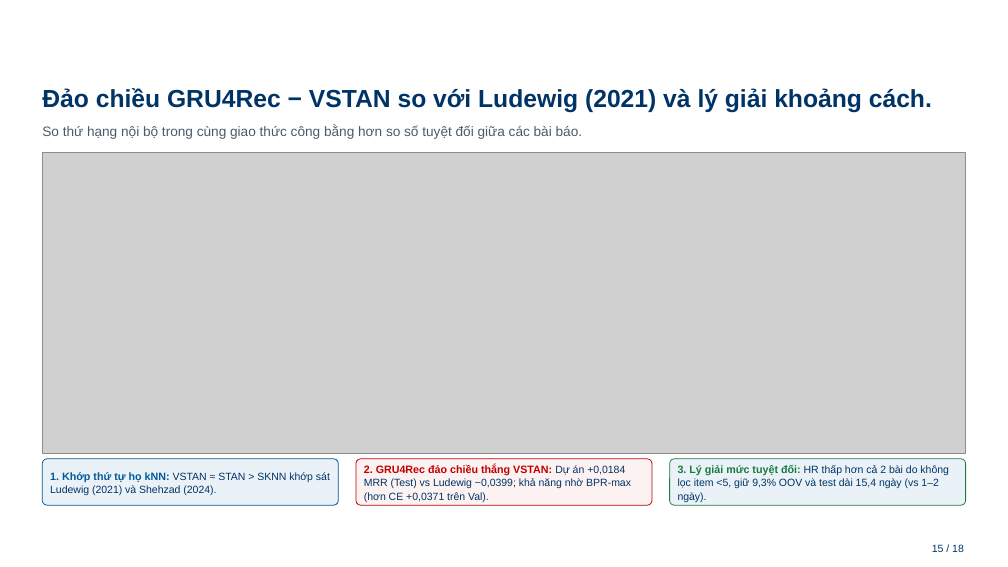
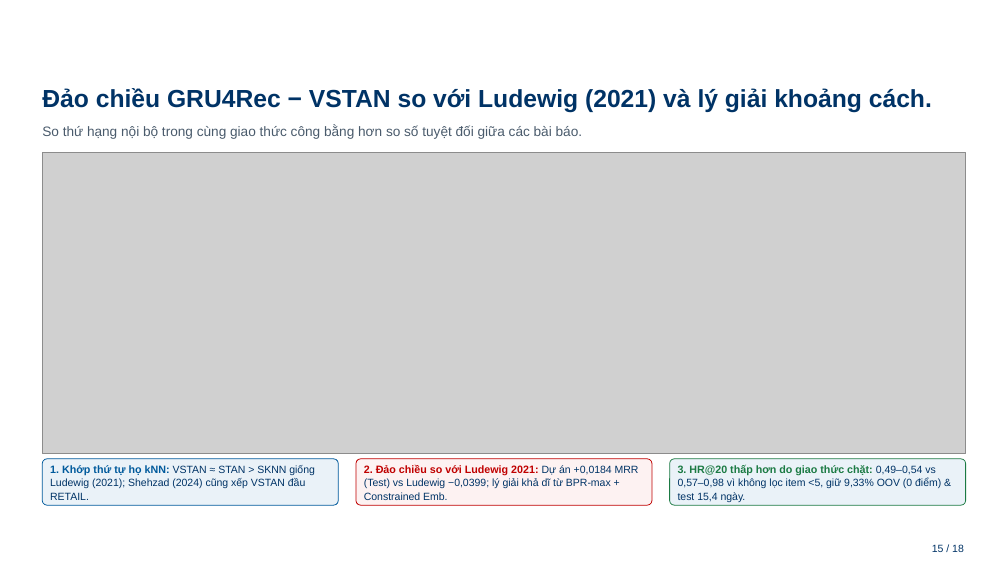
Before and after one commit to Mymark1010/MultiBehavior_Product_Recommendation_System, a slide deck: slide 15 of docs/BAO_CAO_TIEN_DO_PROJECT3_HUST_27_11_v3.pptx. Drawn at 1008x567 pixels with LibreOffice and Linux fonts; fonts in the diff are those of the drawing; grey boxes stand for pictures; background and template pictures are left out. Boxes give left, top, right and bottom in pixels: in the first picture for what was removed or moved away, otherwise in the second. Text is boxed around its words. In the diff, an @@ line names an element or a change of style, - is before the commit and + after.

```diff
--- a/docs/BAO_CAO_TIEN_DO_PROJECT3_HUST_27_11_v3.pptx
+++ b/docs/BAO_CAO_TIEN_DO_PROJECT3_HUST_27_11_v3.pptx
@@ text at <box>50,465,315,500</box>: text changed @@
-1. Khớp thứ tự họ kNN: VSTAN ≈ STAN > SKNN khớp sát Ludewig (2021) và Shehzad (2024).
+1. Khớp thứ tự họ kNN: VSTAN ≈ STAN > SKNN giống Ludewig (2021); Shehzad (2024) cũng xếp VSTAN đầu RETAIL.
@@ text at <box>364,465,639,500</box>: text changed @@
-2. GRU4Rec đảo chiều thắng VSTAN: Dự án +0,0184 MRR (Test) vs Ludewig −0,0399; khả năng nhờ BPR-max (hơn CE +0,0371 trên Val).
+2. Đảo chiều so với Ludewig 2021: Dự án +0,0184 MRR (Test) vs Ludewig −0,0399; lý giải khả dĩ từ BPR-max + Constrained Emb.
@@ text at <box>678,465,941,502</box>: text changed @@
-3. Lý giải mức tuyệt đối: HR thấp hơn cả 2 bài do không lọc item <5, giữ 9,3% OOV và test dài 15,4 ngày (vs 1–2 ngày).
+3. HR@20 thấp hơn do giao thức chặt: 0,49–0,54 vs 0,57–0,98 vì không lọc item <5, giữ 9,33% OOV (0 điểm) & test 15,4 ngày.
```
Also in this commit, not shown: 6 other slides changed, 3 other files.
